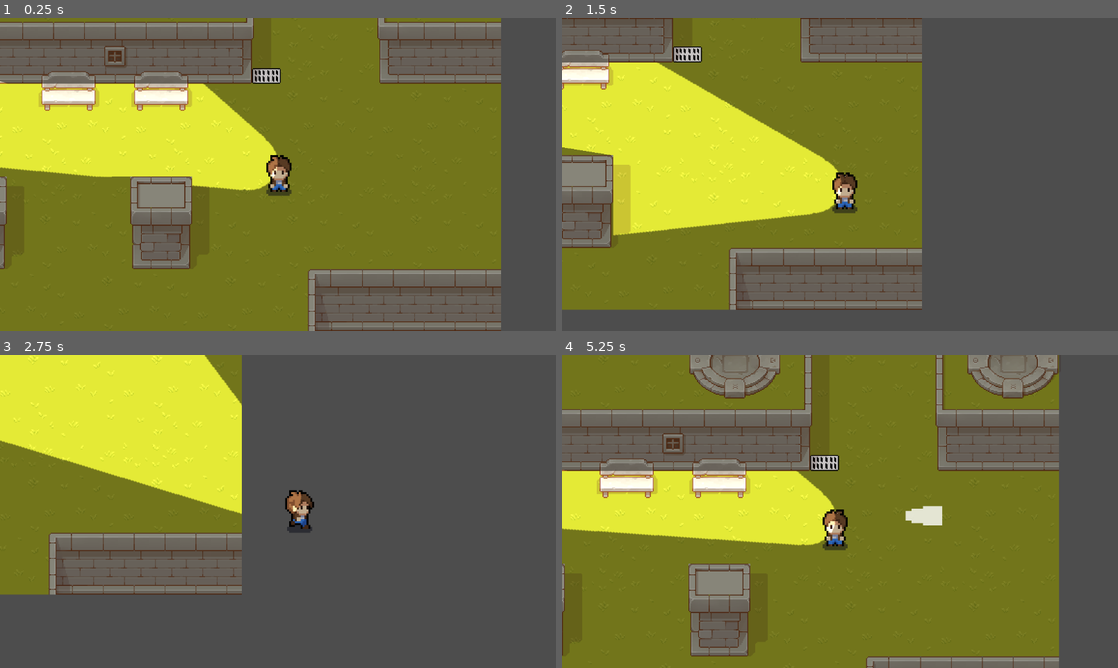
Above: before the commit, frames 1-4 (two rows, left to right).
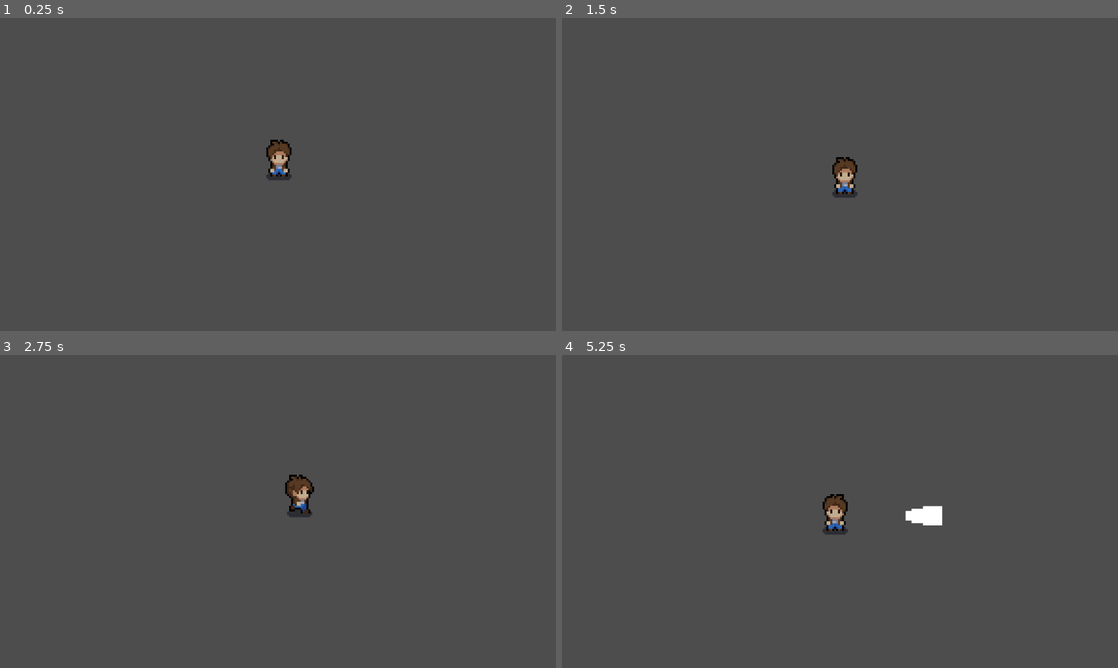
Above: after the commit, the same moments.

Repository: caden602/Project_Dungeon
Game: Godot game, scene res://lvl1.tscn
The game is run twice, just before and just after one commit, with the same random seed, the same clock (stepped at 60 frames per second) and the same inputs. Before the commit the project starts from res://main.tscn.
Inputs (mouse positions are in pixels of both pictures, inside the frame that each line leads up to):
- Up to frame 1 (0.25 s): no input
- Up to frame 2 (1.5 s): move the mouse to (962, 158) at 0.52 s; hold D (move_right) 0.53-1.28 s; click (962, 158) at 0.67 s; move the mouse to (728, 190) at 1.27 s; hold S (move_down) from 1.28 s (still down)
- Up to frame 3 (2.75 s): move the mouse to (333, 442) at 2.02 s; release S (move_down) at 2.03 s; hold D (move_right) from 2.03 s (still down)
- Up to frame 4 (5.25 s): move the mouse to (812, 574) at 2.77 s; release D (move_right) at 2.78 s; hold W (move_up) 2.78-3.53 s; click (812, 574) at 2.92 s; move the mouse to (1006, 558) at 3.52 s; hold A (move_left) 3.53-5.03 s; move the mouse to (673, 464) at 4.27 s; move the mouse to (867, 511) at 5.02 s; hold S (move_down) from 5.03 s (still down); click (867, 511) at 5.17 s

The runs differ from the first frame. In frame 1, 86% of the frame differs, in the area x 0-91%, y 0-100%; in frame 2, 57%; in frame 3, 33%; in frame 4, 86%, in the area x 0-90%, y 0-100%.
Error before the commit: Attempt to call function 'is_in_group' in base 'null instance' on a null instance. (res://actors/player/light.gd:15)

Commit message:
re-add y-sort and fix flashlight glitch

Diff:
--- a/actors/enemies/angel.tscn
+++ b/actors/enemies/angel.tscn
@@ -113,18 +113,18 @@
 [sub_resource type="CircleShape2D" id="CircleShape2D_axph6"]
 radius = 395.001
 
-[sub_resource type="CapsuleShape2D" id="CapsuleShape2D_8fbqs"]
-radius = 19.0
-height = 38.0
+[sub_resource type="RectangleShape2D" id="RectangleShape2D_d037g"]
+size = Vector2(42, 24)
 
 [node name="Angel" type="CharacterBody2D" groups=["angel"]]
+y_sort_enabled = true
 script = ExtResource("1_jlgh8")
 
 [node name="Sprite2D" type="Sprite2D" parent="."]
 texture_filter = 1
 scale = Vector2(2, 2)
 texture = ExtResource("1_lm2yl")
-offset = Vector2(0, 8)
+offset = Vector2(0, 13)
 flip_h = true
 hframes = 4
 
@@ -136,13 +136,16 @@
 [node name="detection_area" type="Area2D" parent="."]
 collision_layer = 2
 collision_mask = 2
+metadata/_edit_lock_ = true
 
 [node name="CollisionShape2D" type="CollisionShape2D" parent="detection_area"]
+y_sort_enabled = true
 shape = SubResource("CircleShape2D_axph6")
 
 [node name="CollisionShape2D" type="CollisionShape2D" parent="."]
-position = Vector2(1, -15)
-shape = SubResource("CapsuleShape2D_8fbqs")
+y_sort_enabled = true
+position = Vector2(-1, 2)
+shape = SubResource("RectangleShape2D_d037g")
 
 [connection signal="body_entered" from="detection_area" to="." method="_on_detection_area_body_entered"]
 [connection signal="body_exited" from="detection_area" to="." method="_on_detection_area_body_exited"]
--- a/actors/enemies/slime.tscn
+++ b/actors/enemies/slime.tscn
@@ -120,6 +120,22 @@
 "values": [false]
 }
 
+[sub_resource type="Animation" id="Animation_xvlih"]
+resource_name = "slime_death"
+length = 0.5
+tracks/0/type = "value"
+tracks/0/imported = false
+tracks/0/enabled = true
+tracks/0/path = NodePath(".:frame")
+tracks/0/interp = 1
+tracks/0/loop_wrap = true
+tracks/0/keys = {
+"times": PackedFloat32Array(0, 0.1, 0.2, 0.3, 0.4),
+"transitions": PackedFloat32Array(1, 1, 1, 1, 1),
+"update": 1,
+"values": [84, 85, 86, 87, 88]
+}
+
 [sub_resource type="Animation" id="Animation_m7ibe"]
 resource_name = "slime_idle"
 length = 0.5
@@ -135,22 +151,6 @@
 "transitions": PackedFloat32Array(1, 1, 1, 1),
 "update": 1,
 "values": [0, 1, 2, 3]
-}
-
-[sub_resource type="Animation" id="Animation_xvlih"]
-resource_name = "slime_death"
-length = 0.5
-tracks/0/type = "value"
-tracks/0/imported = false
-tracks/0/enabled = true
-tracks/0/path = NodePath(".:frame")
-tracks/0/interp = 1
-tracks/0/loop_wrap = true
-tracks/0/keys = {
-"times": PackedFloat32Array(0, 0.1, 0.2, 0.3, 0.4),
-"transitions": PackedFloat32Array(1, 1, 1, 1, 1),
-"update": 1,
-"values": [84, 85, 86, 87, 88]
 }
 
 [sub_resource type="AnimationLibrary" id="AnimationLibrary_5kbu4"]
@@ -175,13 +175,16 @@
 script = ExtResource("1_yx4gy")
 
 [node name="CollisionShape2D" type="CollisionShape2D" parent="."]
+y_sort_enabled = true
+position = Vector2(0, -6)
 shape = SubResource("CircleShape2D_24bip")
 
 [node name="Sprite2D" type="Sprite2D" parent="."]
 texture_filter = 1
+position = Vector2(0, -6)
 scale = Vector2(2, 2)
 texture = ExtResource("1_myhru")
-offset = Vector2(0, -6)
+offset = Vector2(0, -3)
 flip_h = true
 hframes = 7
 vframes = 13
@@ -194,16 +197,20 @@
 [node name="detection_area" type="Area2D" parent="."]
 collision_layer = 4
 collision_mask = 2
+metadata/_edit_lock_ = true
 
 [node name="CollisionShape2D" type="CollisionShape2D" parent="detection_area"]
 position = Vector2(0, 3)
 shape = SubResource("CircleShape2D_urswt")
+metadata/_edit_lock_ = true
 
 [node name="Area2D" type="Area2D" parent="."]
+metadata/_edit_lock_ = true
 
 [node name="CollisionShape2D" type="CollisionShape2D" parent="Area2D"]
 position = Vector2(0, -4)
 shape = SubResource("CircleShape2D_aww47")
+metadata/_edit_lock_ = true
 
 [connection signal="animation_finished" from="Sprite2D/AnimationPlayer" to="." method="_on_animation_player_animation_finished"]
 [connection signal="body_entered" from="detection_area" to="." method="_on_detection_area_body_entered"]
--- a/actors/player/light.gd
+++ b/actors/player/light.gd
@@ -12,18 +12,15 @@
 func _process(delta):
 	look_at(get_viewport().get_mouse_position())
 	if enemyInLight:
-		if ($RayCast2D.get_collider().is_in_group("angel")):
-			$RayCast2D.get_collider().in_light(true)
-			print("Hitting Enemy ", count)
-			count+= 1
-		elif ($RayCast2D/RayCast2D2.get_collider().is_in_group("angel")):
-			$RayCast2D/RayCast2D2.get_collider().in_light(true)
-			enemyInLight = null
-		elif ($RayCast2D/RayCast2D3.get_collider().is_in_group("angel")):
-			$RayCast2D/RayCast2D3.get_collider().in_light(true)
-			enemyInLight = null
-		# else:
-			# $RayCast2D.get_collider().in_light(false)
+		if ($RayCast2D.get_collider()):
+			if ($RayCast2D.get_collider().is_in_group("angel")):
+				$RayCast2D.get_collider().in_light(true)
+		if ($RayCast2D/RayCast2D2.get_collider()):
+			if ($RayCast2D/RayCast2D2.get_collider().is_in_group("angel")):
+				$RayCast2D/RayCast2D2.get_collider().in_light(true)
+		if ($RayCast2D/RayCast2D3.get_collider()):
+			if ($RayCast2D/RayCast2D3.get_collider().is_in_group("angel")):
+				$RayCast2D/RayCast2D3.get_collider().in_light(true)
 
 func _on_area_2d_body_entered(body:Node2D):
 	if body.is_in_group("angel"):
--- a/actors/player/player.tscn
+++ b/actors/player/player.tscn
@@ -159,6 +159,7 @@
 height = 18.0
 
 [node name="Player" type="CharacterBody2D"]
+y_sort_enabled = true
 collision_layer = 3
 motion_mode = 1
 script = ExtResource("1_hxo5q")
@@ -166,9 +167,10 @@
 
 [node name="MainSprite" type="Sprite2D" parent="."]
 texture_filter = 1
-position = Vector2(0, -16)
+position = Vector2(0, -6)
 scale = Vector2(2, 2)
 texture = ExtResource("3_4fcjd")
+offset = Vector2(0, -13)
 hframes = 6
 vframes = 10
 frame = 24
@@ -185,21 +187,25 @@
 }
 
 [node name="MainCollider" type="CollisionShape2D" parent="."]
-position = Vector2(0, 13)
+position = Vector2(0, -3)
 shape = SubResource("CapsuleShape2D_dflf3")
 
 [node name="ProjectileRefPoint" type="Node2D" parent="."]
 position = Vector2(33, 0)
+metadata/_edit_lock_ = true
 
 [node name="Camera2D" type="Camera2D" parent="."]
 zoom = Vector2(2, 2)
 position_smoothing_enabled = true
 position_smoothing_speed = 8.0
+metadata/_edit_lock_ = true
 
 [node name="PointLight2D" type="PointLight2D" parent="."]
+y_sort_enabled = true
+position = Vector2(0, -15)
 shadow_enabled = true
 texture = ExtResource("3_2frx0")
-offset = Vector2(420, -8)
+offset = Vector2(447, -8)
 script = ExtResource("4_3tryy")
 
 [node name="Area2D" type="Area2D" parent="PointLight2D"]
--- /dev/null
+++ b/lvl1.tscn
@@ -0,0 +1,18 @@
+[gd_scene load_steps=4 format=3 uid="uid://cfr1mvqy6ty10"]
+
+[ext_resource type="PackedScene" uid="uid://drsqjcx7qcsd1" path="res://actors/enemies/angel.tscn" id="1_d038w"]
+[ext_resource type="PackedScene" uid="uid://cboaphbpphp0k" path="res://actors/enemies/slime.tscn" id="2_4bg67"]
+[ext_resource type="PackedScene" uid="uid://cxhmbcu2y6onb" path="res://actors/player/player.tscn" id="3_cnerv"]
+
+[node name="Node2D" type="Node2D"]
+y_sort_enabled = true
+
+[node name="Angel" parent="." instance=ExtResource("1_d038w")]
+position = Vector2(88, 600)
+
+[node name="Slime" parent="." instance=ExtResource("2_4bg67")]
+y_sort_enabled = true
+position = Vector2(1068, 196)
+
+[node name="Player" parent="." instance=ExtResource("3_cnerv")]
+position = Vector2(427, 120)
--- a/main.tscn
+++ b/main.tscn
@@ -798,12 +798,15 @@
 
 [node name="Player" parent="." instance=ExtResource("1_8f6ji")]
 z_index = 5
+y_sort_enabled = true
 position = Vector2(921, 478)
 
 [node name="Angel" parent="." instance=ExtResource("10_tp6yb")]
+y_sort_enabled = true
 position = Vector2(499, 562)
 
 [node name="Slime" parent="." instance=ExtResource("11_q0c3n")]
+y_sort_enabled = true
 position = Vector2(957, 193)
 
 [node name="Grate" parent="." instance=ExtResource("12_b1h5p")]
--- a/project.godot
+++ b/project.godot
@@ -11,7 +11,7 @@
 [application]
 
 config/name="Project_Dungeon"
-run/main_scene="res://main.tscn"
+run/main_scene="res://lvl1.tscn"
 config/features=PackedStringArray("4.3", "GL Compatibility")
 config/icon="res://icon.svg"
 
@@ -22,6 +22,7 @@
 [global_group]
 
 grate=""
+angel=""
 
 [input]
 
